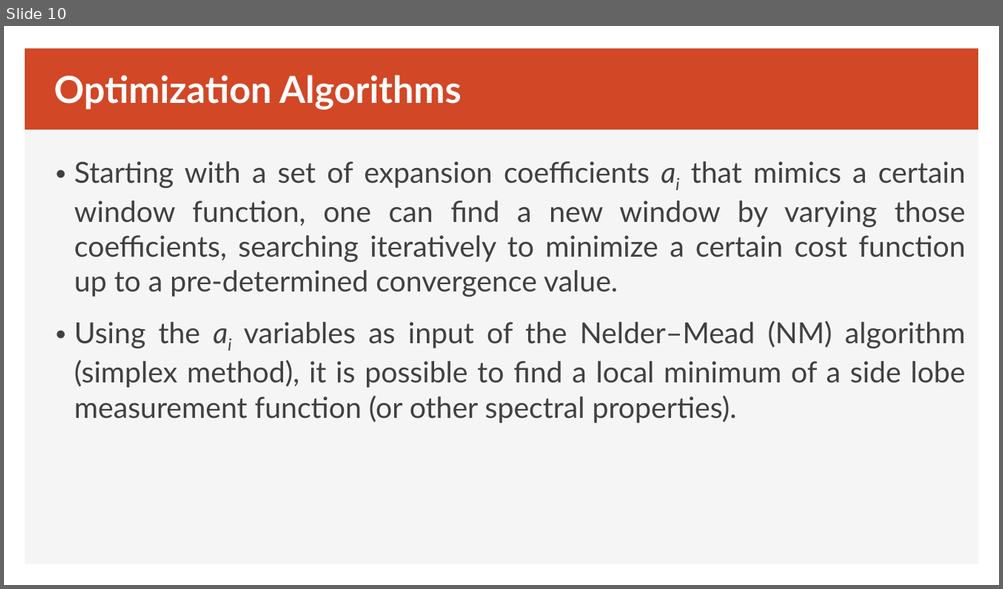
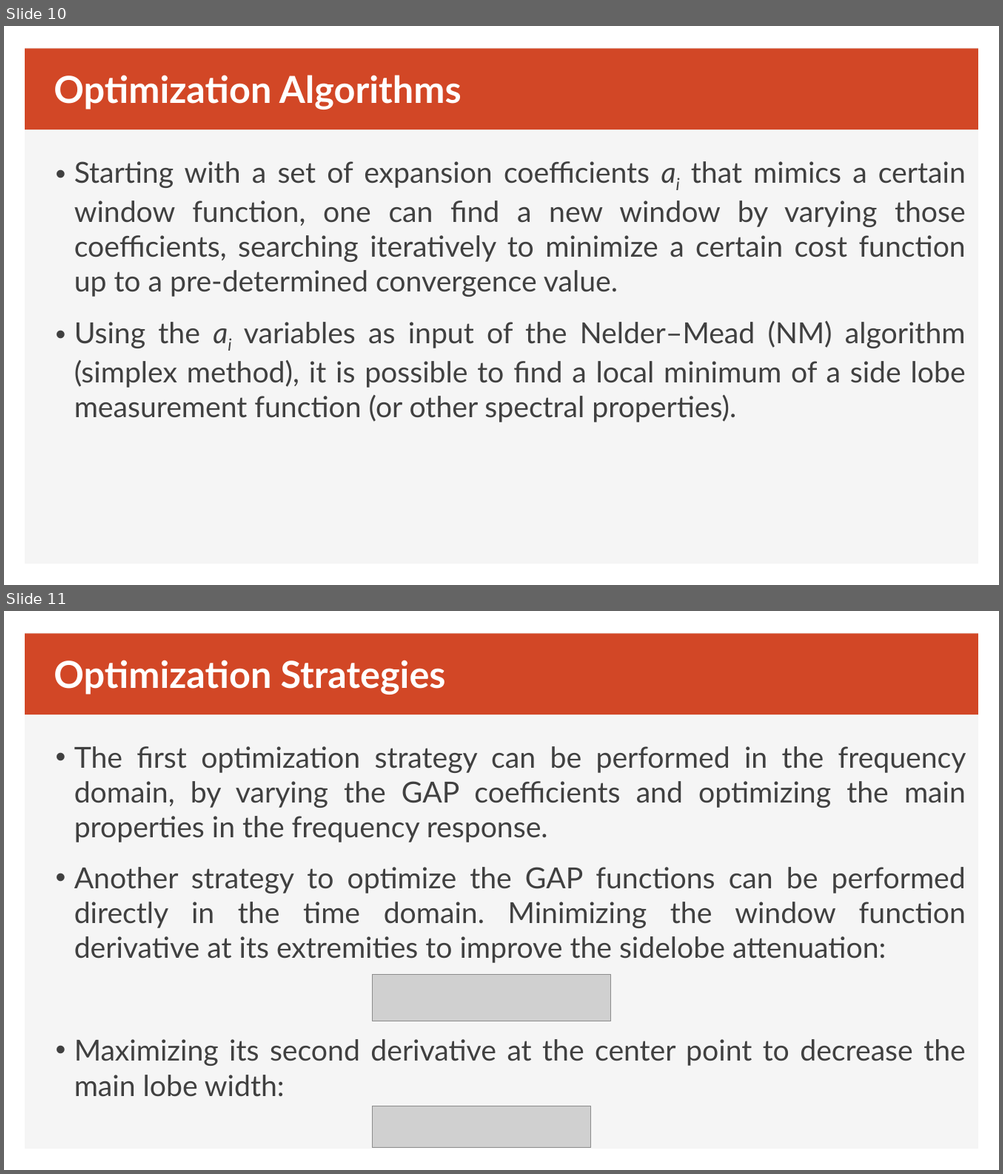
Before and after one commit to EmbDSP/GAP, a slide deck: GAP_Window.pptx. Shown one above the other, each under a label of ours: slide 10 before the commit, slides 10 and 11 after it. The pictures are 1003x589 and 1003x1174 pixels, drawn with LibreOffice and Linux fonts; fonts in the diff are those of the drawing; grey boxes stand for pictures. Boxes give left, top, right and bottom in pixels: in the first picture for what was removed or moved away, otherwise in the second. Text is boxed around its words. In the diff, an @@ line names an element or a change of style, - is before the commit and + after.

```diff
--- a/GAP_Window.pptx
+++ b/GAP_Window.pptx
@@ slide 11 added at bbox=[4, 611, 999, 1170], background #FFFFFF; not listed: 2 template elements that a slide beside it also shows @@
@@ text added at bbox=[54, 660, 446, 695], 36 pt, text #FFFFFF, bold @@
+Optimization Strategies
@@ text added at bbox=[74, 746, 966, 1097], 28 pt, text #404040 @@
+• The first optimization strategy can be performed in the frequency domain, by varying the GAP coefficients and optimizing the main properties in the frequency response.
+• Another strategy to optimize the GAP functions can be performed directly in the time domain. Minimizing the window function derivative at its extremities to improve the sidelobe attenuation:
+• Maximizing its second derivative at the center point to decrease the main lobe width:
@@ picture added at bbox=[372, 974, 611, 1022] @@
@@ picture added at bbox=[372, 1106, 591, 1148] @@
```
Also in this commit, not shown: 4 slides changed, 1 other file.
